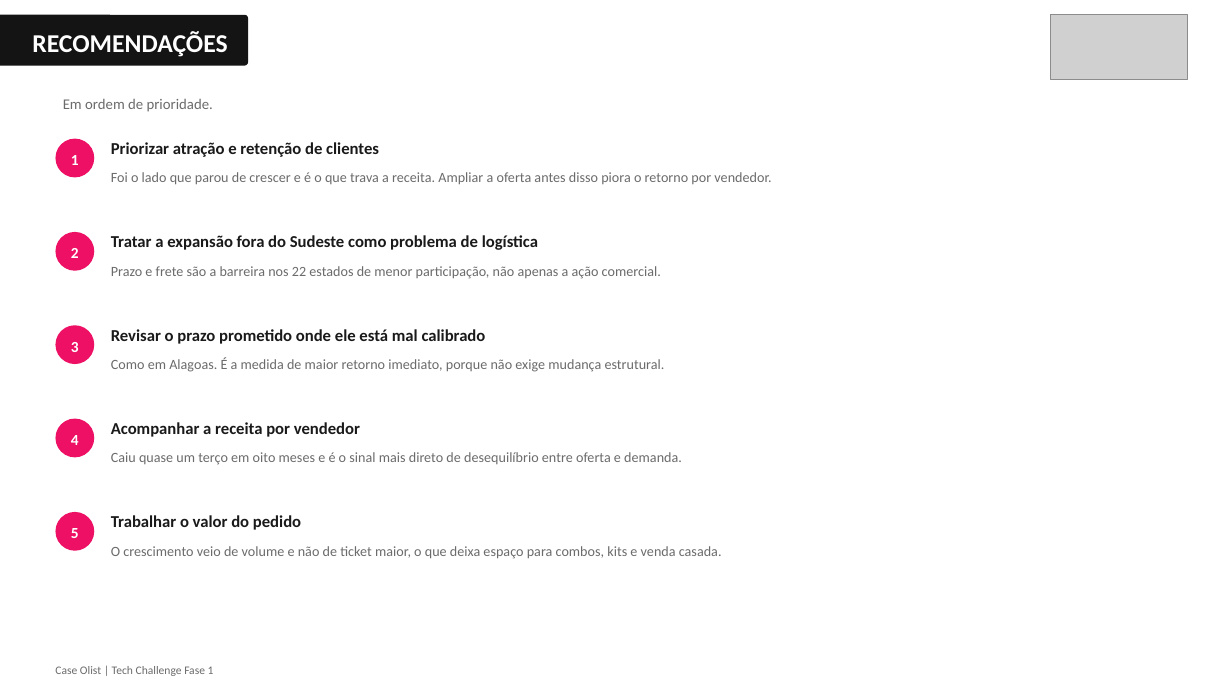
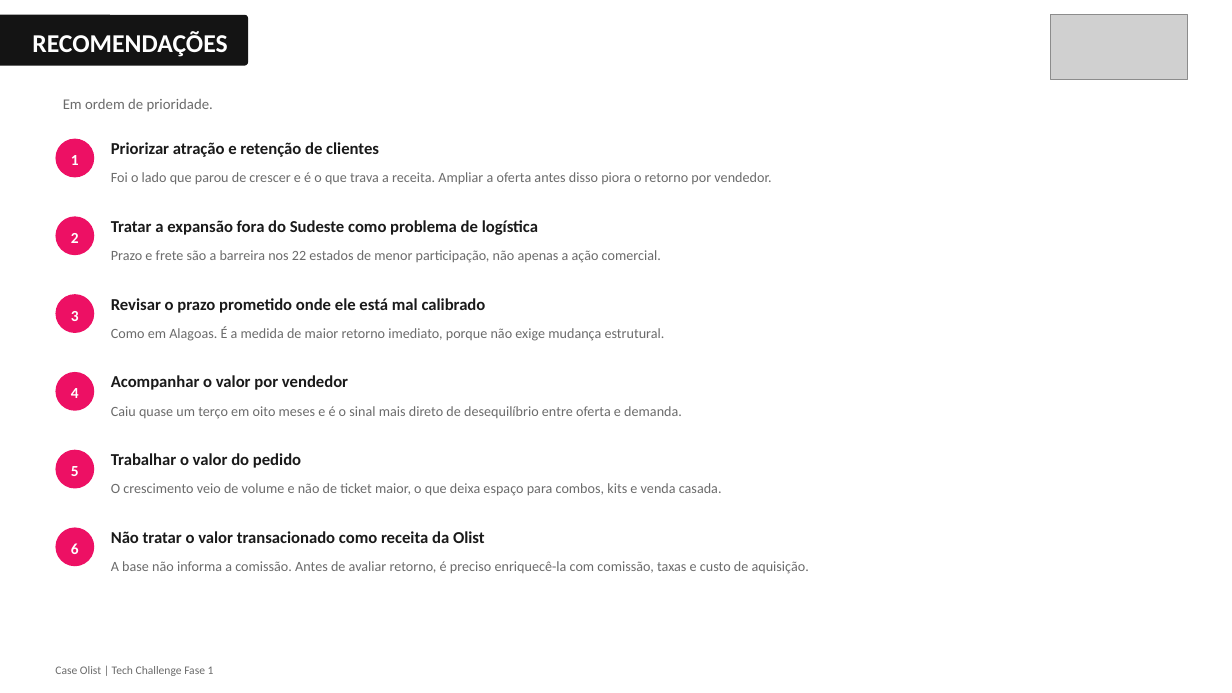
Before and after one commit to evanioac-web/tech-challenge-fase1-olist, a slide deck: slide 17 of reports/apresentacao_crescimento_receita.pptx. Drawn at 1232x693 pixels with LibreOffice and Linux fonts; fonts in the diff are those of the drawing; grey boxes stand for pictures. Boxes give left, top, right and bottom in pixels: in the first picture for what was removed or moved away, otherwise in the second. Text is boxed around its words. In the diff, an @@ line names an element or a change of style, - is before the commit and + after.

```diff
--- a/reports/apresentacao_crescimento_receita.pptx
+++ b/reports/apresentacao_crescimento_receita.pptx
@@ 3 texts, 1 ellipse: place and size @@
-3 texts, 1 ellipse at (55, 232, 661, 279)
+3 texts, 1 ellipse at (55, 216, 661, 263)
@@ 3 texts, 1 ellipse: place and size @@
-3 texts, 1 ellipse at (55, 325, 665, 372)
+3 texts, 1 ellipse at (55, 294, 665, 341)
@@ 2 texts, 1 ellipse: place and size @@
-2 texts, 1 ellipse at (55, 419, 682, 465)
+2 texts, 1 ellipse at (55, 372, 682, 419)
@@ text at (111, 375, 348, 390): text changed @@
-Acompanhar a receita por vendedor
+Acompanhar o valor por vendedor
@@ 3 texts, 1 ellipse: place and size @@
-3 texts, 1 ellipse at (55, 512, 722, 559)
+3 texts, 1 ellipse at (55, 450, 722, 496)
@@ ellipse added at (55, 528, 94, 567), fill #ED1064 @@
@@ text added at (111, 531, 485, 543), 13 pt, text #1A1A1A, bold @@
+Não tratar o valor transacionado como receita da Olist
@@ text added at (71, 543, 79, 554), 12 pt, text #FFFFFF, bold @@
+6
@@ text added at (111, 561, 809, 574), 11 pt, text #6B6B6B @@
+A base não informa a comissão. Antes de avaliar retorno, é preciso enriquecê-la com comissão, taxas e custo de aquisição.
```
Also in this commit, not shown: 6 other slides changed, 9 other files.
